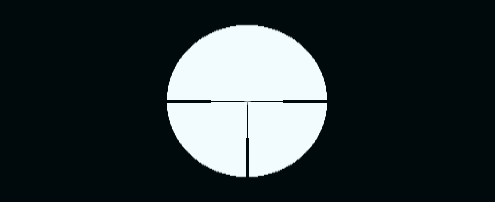
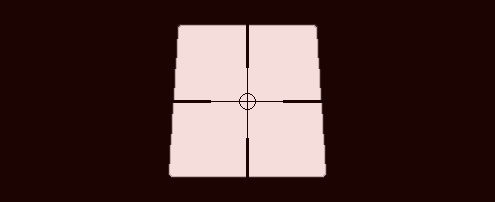
Layered file, before and after one edit (w=495, h=202). Changes by layer:
added group "Slanted square-ish" with 5 layers above "Round" over (0, 0, 495, 202)
added group "Manx" with 3 layers in group "Slanted square-ish" over (0, 0, 495, 202)
added layer "Tint" (1st of 2, in "Slanted square-ish" › "Manx") (15%) in group "Manx" over (0, 0, 495, 202)
added layer "Reticle" in group "Manx" over (167, 24, 327, 178)
added layer "Anti-alias" in group "Manx" over (168, 24, 327, 178)
added layer "Base" (1st of 2, in "Slanted square-ish") in group "Slanted square-ish" over (0, 0, 495, 202)
moved "3" into group "Round" over (0, 0, 495, 202)
moved "Base" (2nd of 2, in "Round") into group "Round" over (0, 0, 495, 202)
